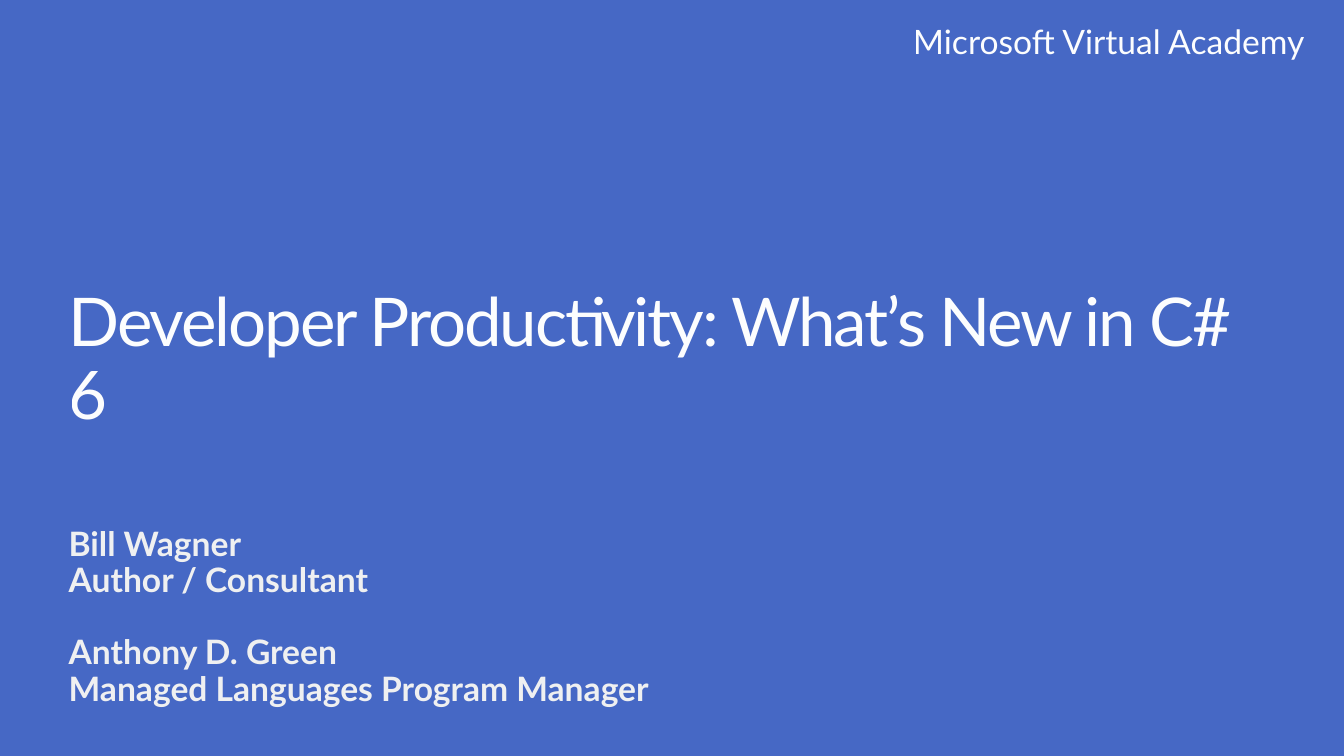
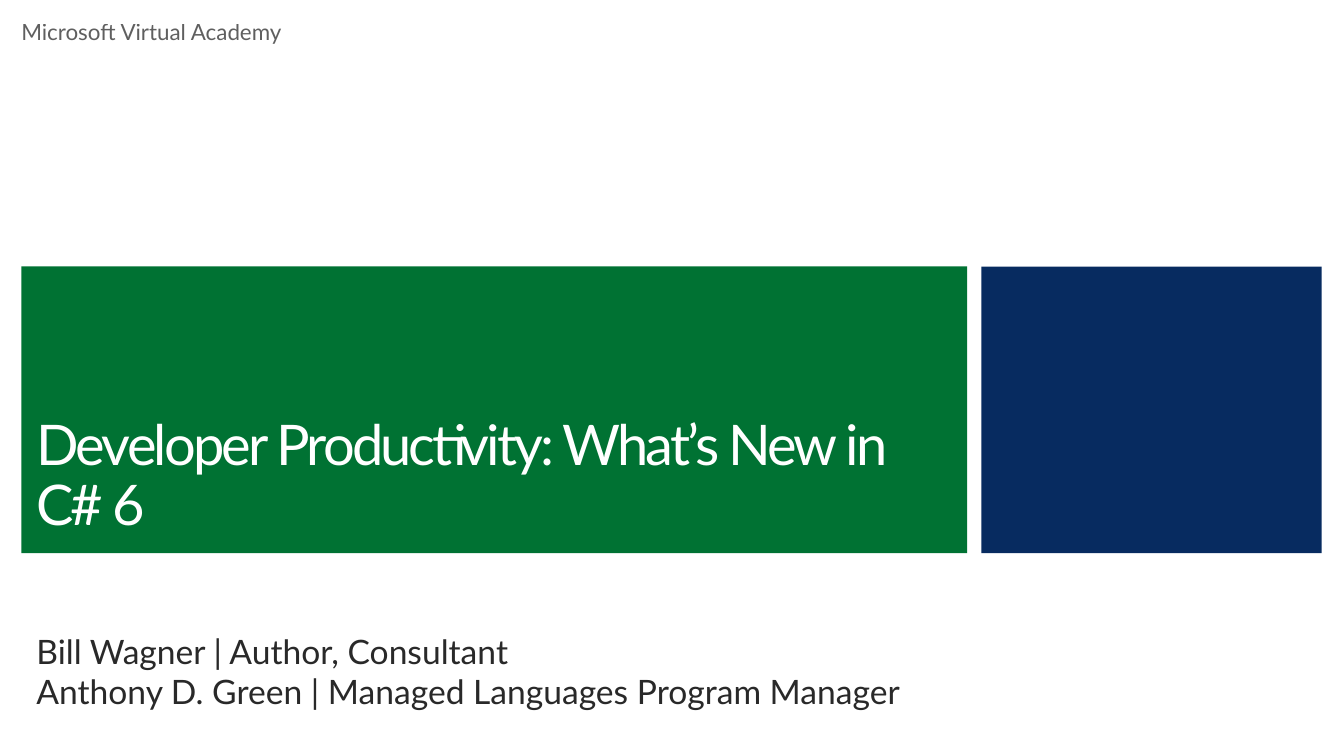
Before and after one commit to BillWagner/MVA-CSharp6, a slide deck: slide 1 of Slides/MVA-What'sNewC#6-Module1.pptx. Drawn at 1344x756 pixels with LibreOffice and Linux fonts; fonts in the diff are those of the drawing; background and template pictures are left out. Boxes give left, top, right and bottom in pixels: in the first picture for what was removed or moved away, otherwise in the second. Text is boxed around its words. In the diff, an @@ line names an element or a change of style, - is before the commit and + after.

```diff
--- a/Slides/MVA-What'sNewC#6-Module1.pptx
+++ b/Slides/MVA-What'sNewC#6-Module1.pptx
@@ background #4668C5 to #FFFFFF @@
@@ text "Microsoft Virtual Academy": place and size @@
-text "Microsoft Virtual Academy" at (913, 29, 1304, 60)
+text "Microsoft Virtual Academy" at (21, 24, 282, 44)
@@ text "Microsoft Virtual Academy" at (21, 24, 282, 44): size 24 to 16 pt, text colour #FFFFFF to #5E5E5E; alignment centre to left @@
@@ title "Developer Productivity: What’s New in ...": place and size @@
-title "Developer Productivity: What’s New in ..." at (69, 295, 1231, 420)
+title "Developer Productivity: What’s New in ..." at (21, 266, 967, 554)
@@ title "Developer Productivity: What’s New in ..." at (21, 266, 967, 554): size 48 to 40 pt, letter spacing -1.5 to -2 pt; vertical alignment middle to bottom; fill none to #007233 @@
@@ rectangle added at (981, 267, 1322, 554), fill #072B60 @@
@@ subtitle "Bill Wagner | Author, Consultant" at (36, 639, 900, 710): vertical alignment top to bottom @@
@@ subtitle at (36, 639, 900, 710): text changed; text colour #F2F2F2 to #292929; bold off @@
-Bill Wagner
-Author / Consultant
-Anthony D. Green
-Managed Languages Program Manager
+Bill Wagner | Author, Consultant
+Anthony D. Green | Managed Languages Program Manager
```
Also in this commit, not shown: 6 other slides changed, 2 slides added, 2 slides removed, 4 other files.
